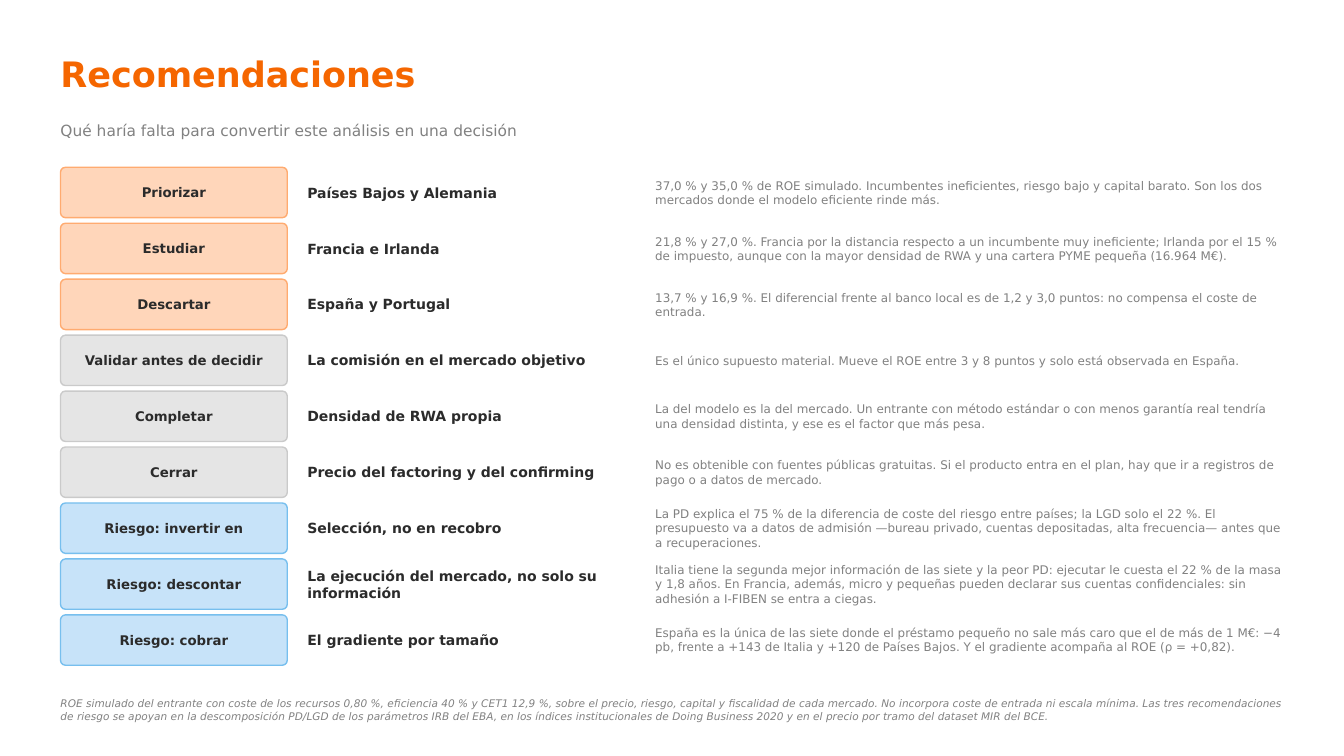
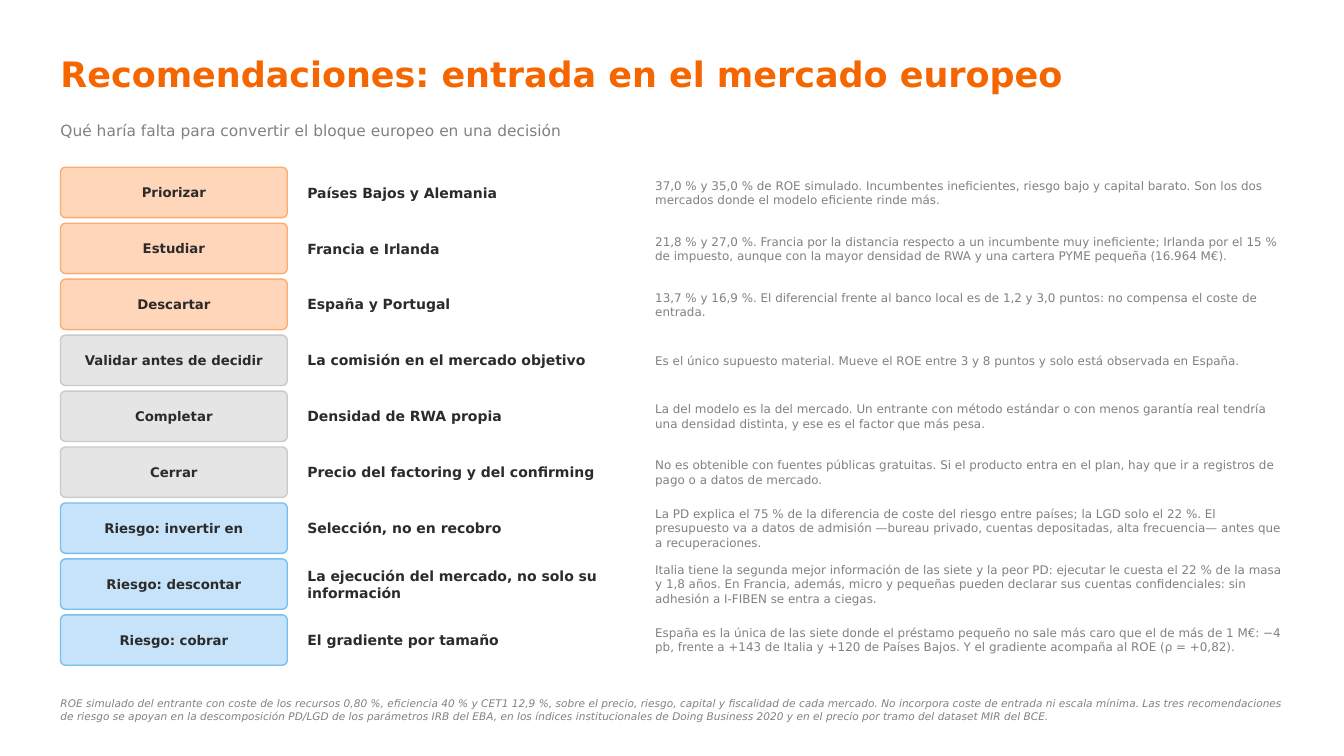
Before and after one commit to agomez2812-lang/sturdy-barnacle, a slide deck: slide 34 of pres/rentabilidad_pyme.pptx (slide 32 before the commit). Drawn at 1344x756 pixels with LibreOffice and Linux fonts; fonts in the diff are those of the drawing. Boxes give left, top, right and bottom in pixels: in the first picture for what was removed or moved away, otherwise in the second. Text is boxed around its words. In the diff, an @@ line names an element or a change of style, - is before the commit and + after.

```diff
--- a/pres/rentabilidad_pyme.pptx
+++ b/pres/rentabilidad_pyme.pptx
@@ text at (x1=60, y1=60, x2=1063, y2=95): text changed @@
-Recomendaciones
+Recomendaciones: entrada en el mercado europeo
@@ text at (x1=60, y1=124, x2=561, y2=139): text changed @@
-Qué haría falta para convertir este análisis en una decisión
+Qué haría falta para convertir el bloque europeo en una decisión
```
Also in this commit, not shown: 24 other slides changed, 3 slides added, 3 other files.
